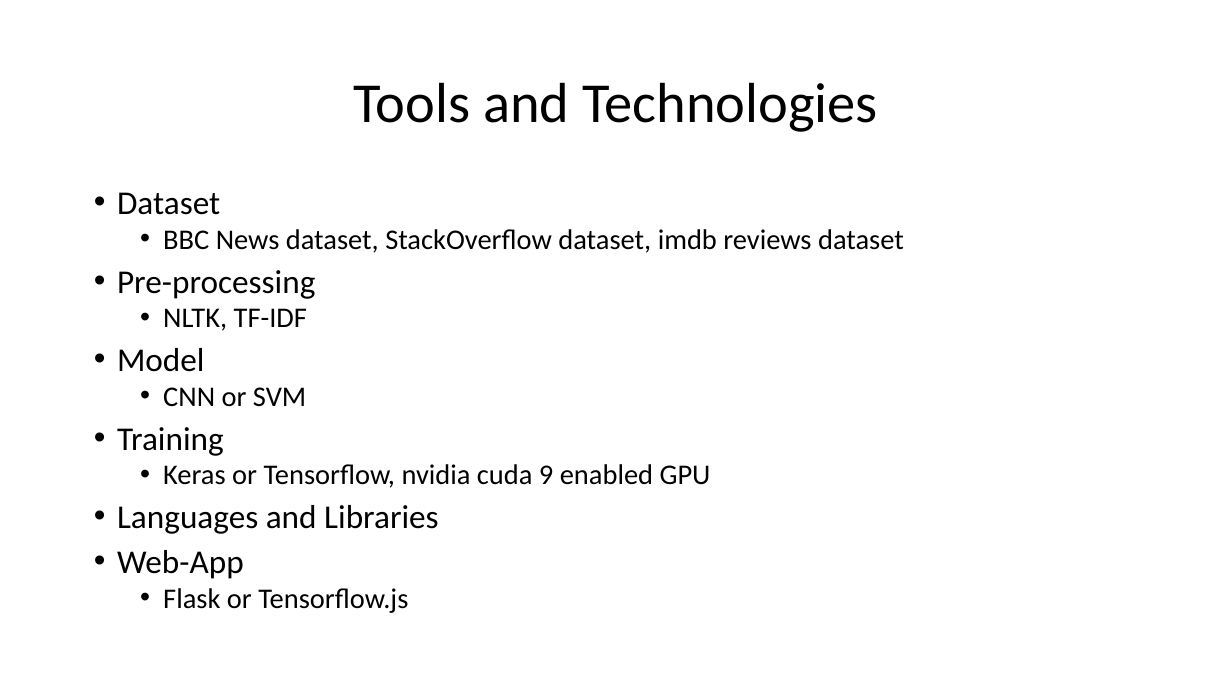
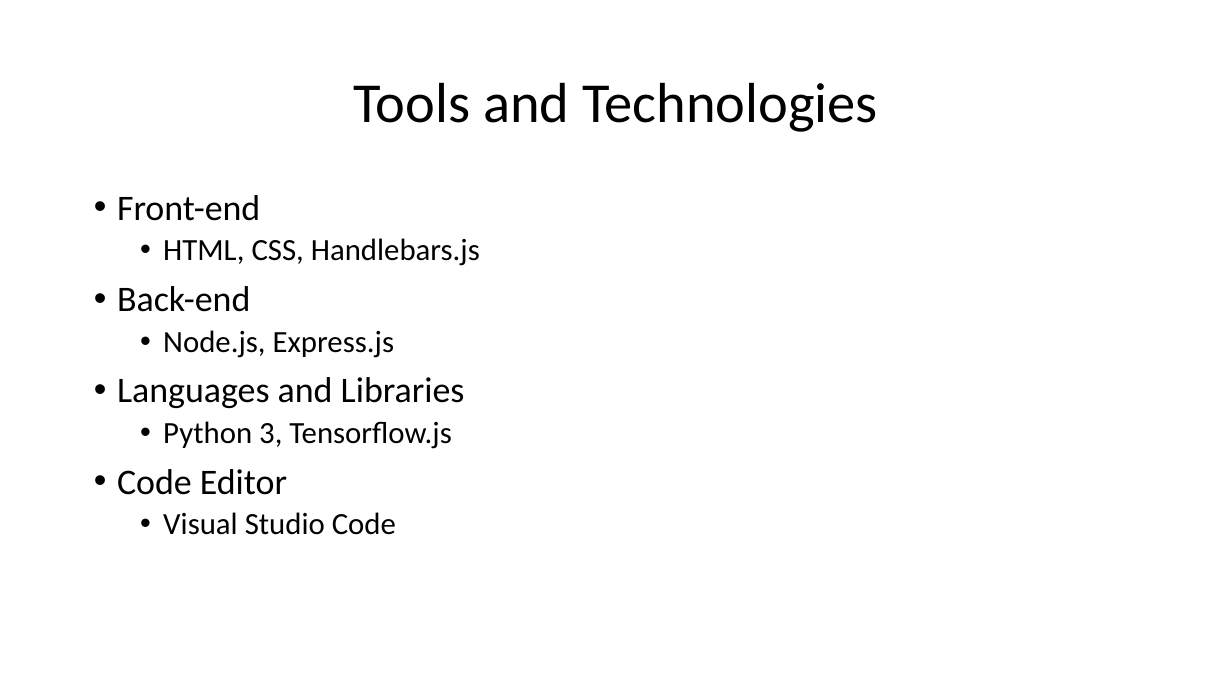
Before and after one commit to HarshaKy/text-classifier, a slide deck: slide 7 of docs/Presentation.pptx (slide 4 before the commit). Drawn at 1232x693 pixels with LibreOffice and Linux fonts; fonts in the diff are those of the drawing. Boxes give left, top, right and bottom in pixels: in the first picture for what was removed or moved away, otherwise in the second. Text is boxed around its words. In the diff, an @@ line names an element or a change of style, - is before the commit and + after.

```diff
--- a/docs/Presentation.pptx
+++ b/docs/Presentation.pptx
@@ text at (x1=117, y1=195, x2=480, y2=358): text changed; size 22.2 to 24 pt @@
-• Dataset
-  • BBC News dataset, StackOverflow dataset, imdb reviews dataset
-• Pre-processing
-  • NLTK, TF-IDF
-• Model
-  • CNN or SVM
-• Training
-  • Keras or Tensorflow, nvidia cuda 9 enabled GPU
+• Front-end
+  • HTML, CSS, Handlebars.js
+• Back-end
+  • Node.js, Express.js
@@ text at (x1=117, y1=377, x2=465, y2=408): size 25.9 to 28 pt in "Languages and Libraries"; line spacing 0.8 to 0.9 @@
@@ text at (x1=117, y1=421, x2=451, y2=535): text changed; size 22.2 to 24 pt @@
-• Web-App
-  • Flask or Tensorflow.js
+  • Python 3, Tensorflow.js
+• Code Editor
+  • Visual Studio Code
```
Also in this commit, not shown: 4 other slides changed, 5 slides added.
